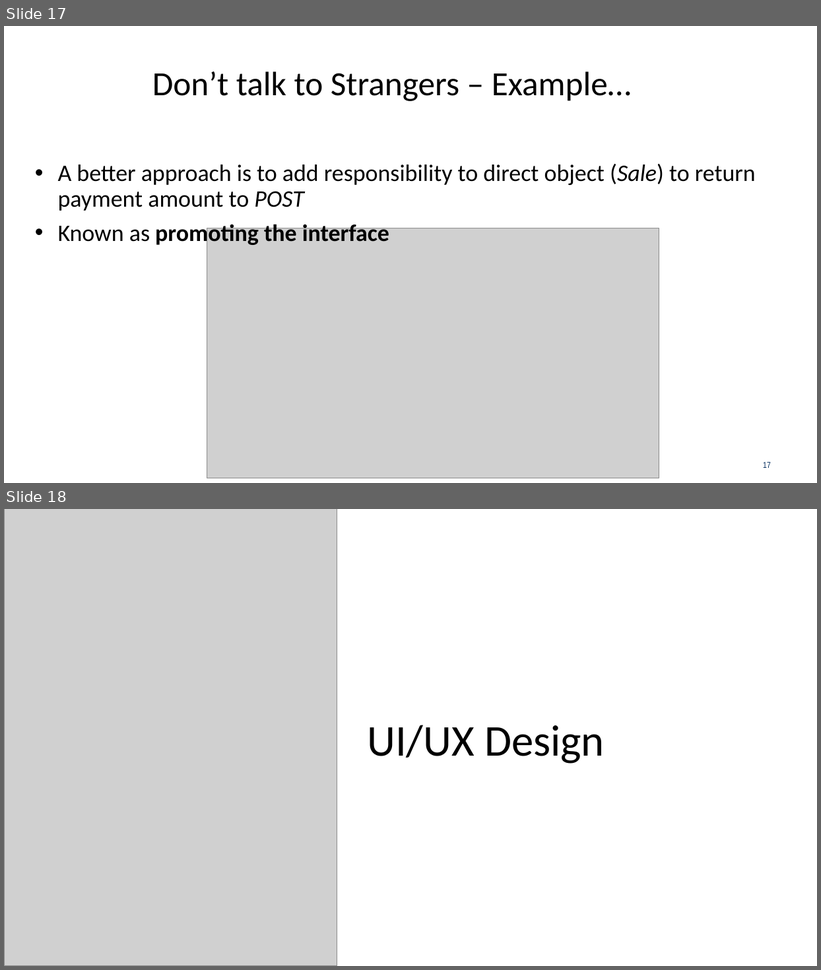
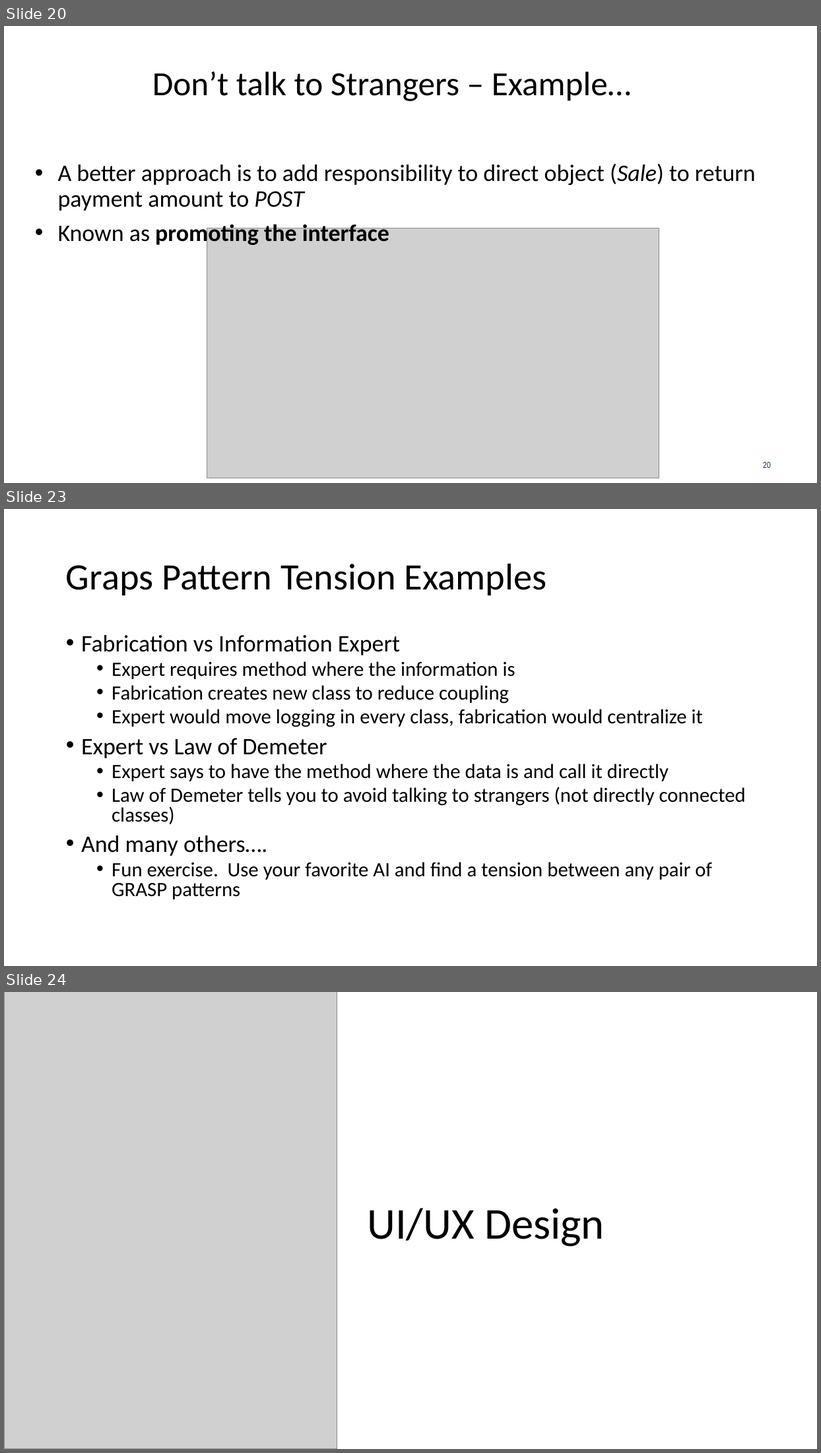
Before and after one commit to kthanasi-git/SW_Engineering, a slide deck: SOFTWARE ENGINEERING/SLIDES/9- Design Priciples III.pptx. Shown one above the other, each under a label of ours: slides 17 and 18 before the commit, slides 20, 23 and 24 after it; the slides between them are not shown. The pictures are 821x970 and 821x1453 pixels, drawn with LibreOffice and Linux fonts; fonts in the diff are those of the drawing; grey boxes stand for pictures. Boxes give left, top, right and bottom in pixels: in the first picture for what was removed or moved away, otherwise in the second. Text is boxed around its words. In the diff, an @@ line names an element or a change of style, - is before the commit and + after.

```diff
--- a/SOFTWARE ENGINEERING/SLIDES/9- Design Priciples III.pptx
+++ b/SOFTWARE ENGINEERING/SLIDES/9- Design Priciples III.pptx
@@ slide 23 added at (4,509,817,966), background #FFFFFF @@
@@ title added at (66,563,547,595), 44 pt, text #000000 @@
+Graps Pattern Tension Examples
@@ text added at (81,635,746,900), 24 pt, text #000000 @@
+• Fabrication vs Information Expert
+  • Expert requires method where the information is
+  • Fabrication creates new class to reduce coupling
+  • Expert would move logging in every class, fabrication would centralize it
+• Expert vs Law of Demeter
+  • Expert says to have the method where the data is and call it directly
+  • Law of Demeter tells you to avoid talking to strangers (not directly connected classes)
+• And many others….
+  • Fun exercise. Use your favorite AI and find a tension between any pair of GRASP patterns
@@ what was slide 17 is now slide 20 @@
@@ page number at (763,462,771,468): text changed @@
-17
+20
@@ what was slide 18 is now slide 24 @@
```
Also in this commit, not shown: 1 slide changed, 19 other slides added, 6 other files.
